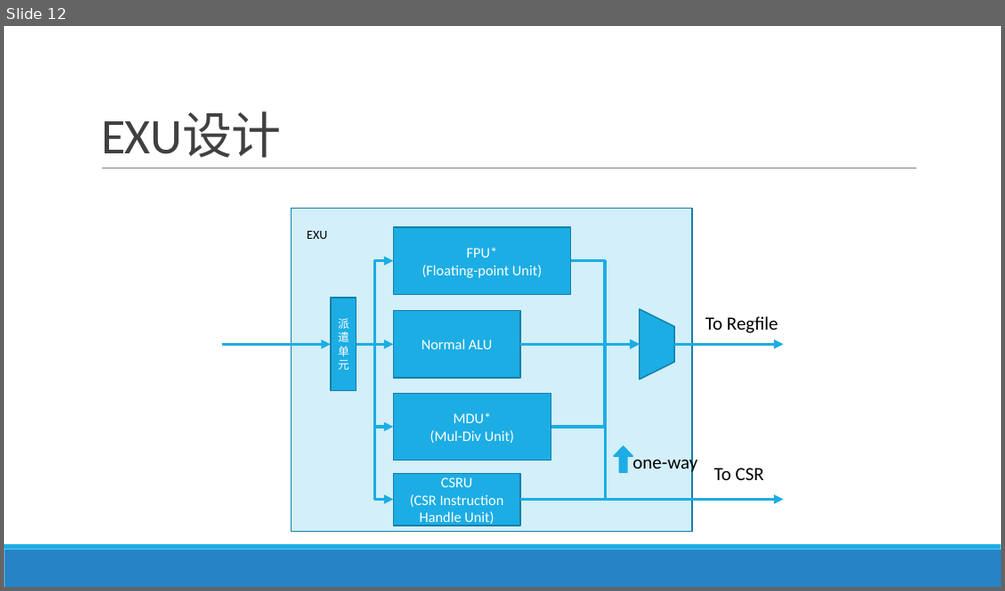
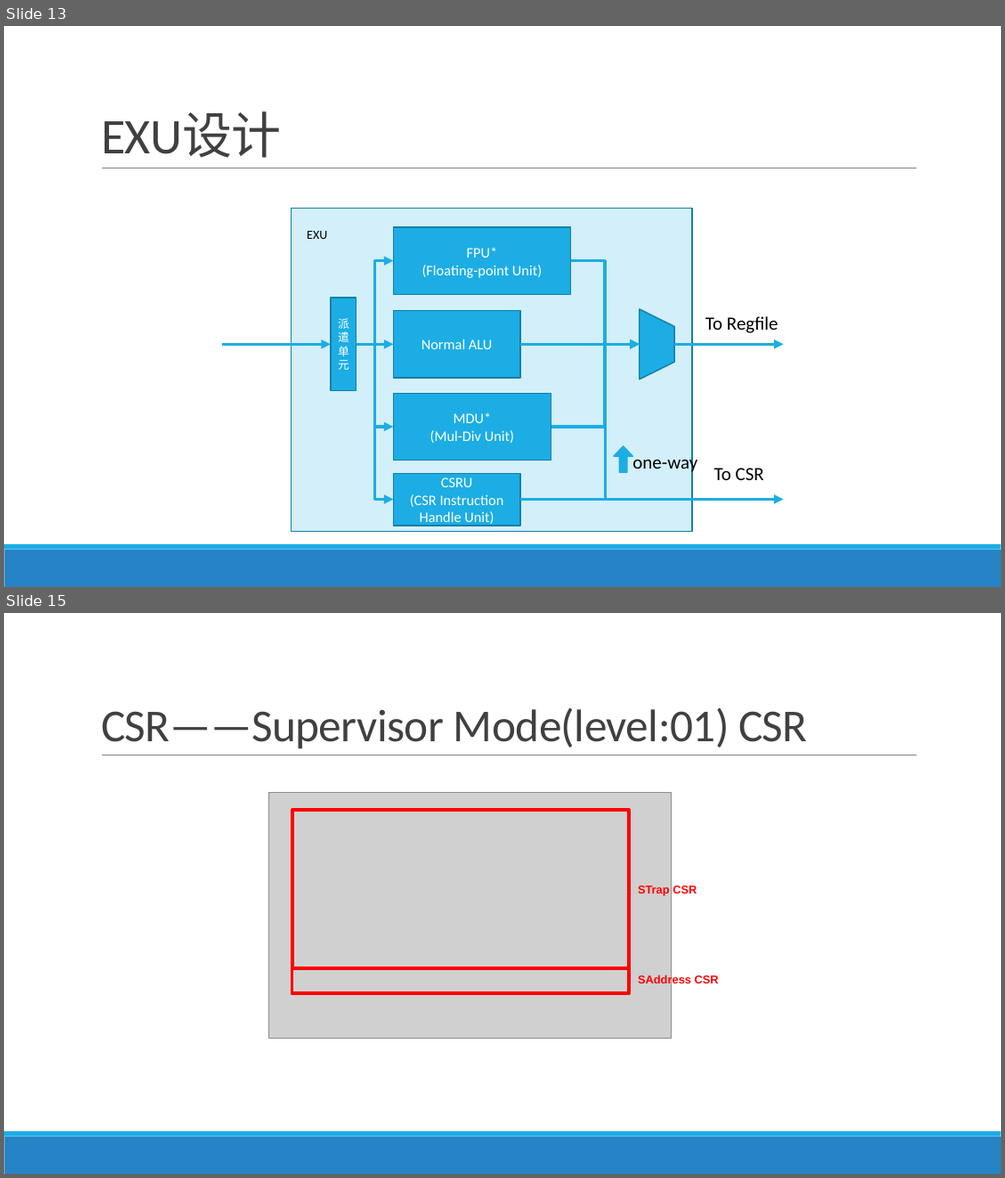
Before and after one commit to mayeths/tiny-riscv, a slide deck: docs/CPU design.pptx. Shown one above the other, each under a label of ours: slide 12 before the commit, slides 13 and 15 after it; the slides between them are not shown. The pictures are 1005x591 and 1005x1178 pixels, drawn with LibreOffice and Linux fonts; fonts in the diff are those of the drawing; grey boxes stand for pictures. Boxes give left, top, right and bottom in pixels: in the first picture for what was removed or moved away, otherwise in the second. Text is boxed around its words. In the diff, an @@ line names an element or a change of style, - is before the commit and + after.

```diff
--- a/docs/CPU design.pptx
+++ b/docs/CPU design.pptx
@@ slide 15 added at (x1=4, y1=613, x2=1001, y2=1174), background #FFFFFF; not listed: 3 template elements that a slide beside it also shows @@
@@ title added at (x1=101, y1=707, x2=808, y2=749), 44 pt, text #404040 @@
+CSR——Supervisor Mode(level:01) CSR
@@ group added at (x1=268, y1=793, x2=719, y2=1038): 2 rectangles, 2 texts, 1 picture @@
+STrap CSR
+SAddress CSR
@@ what was slide 12 is now slide 13 @@
```
Also in this commit, not shown: 4 slides changed, 5 other slides added, 8 other files.
